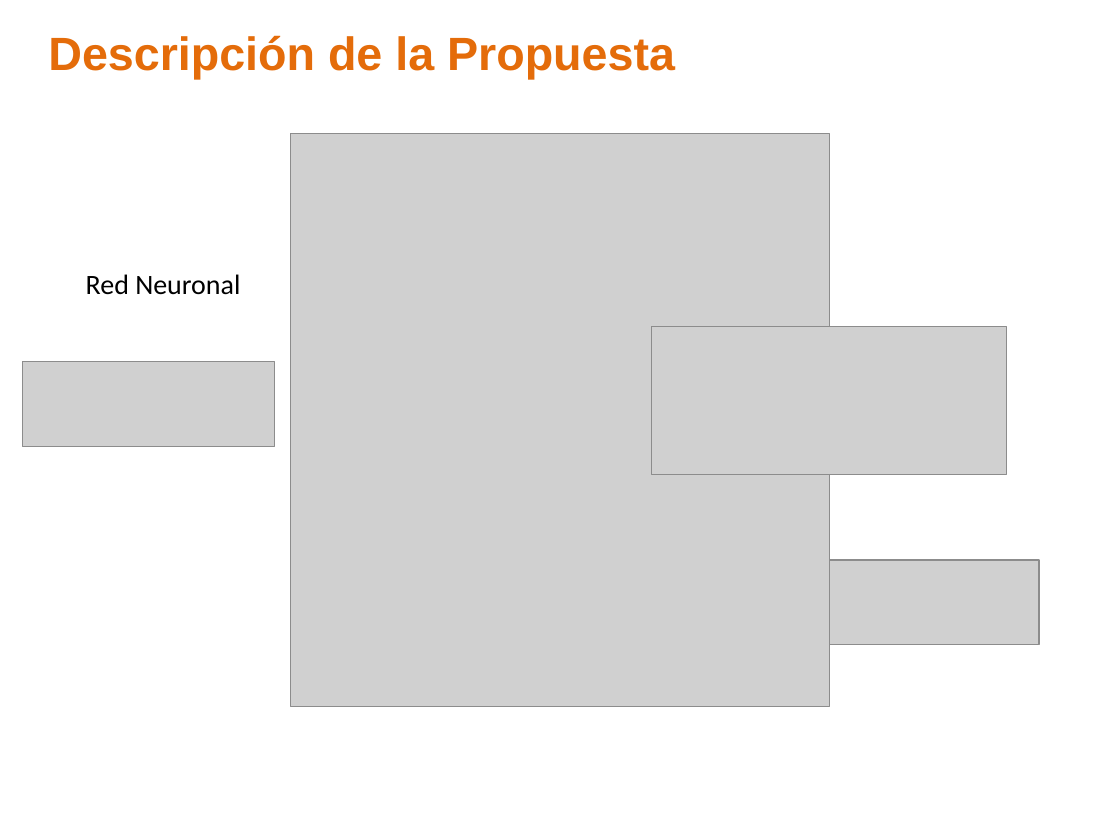
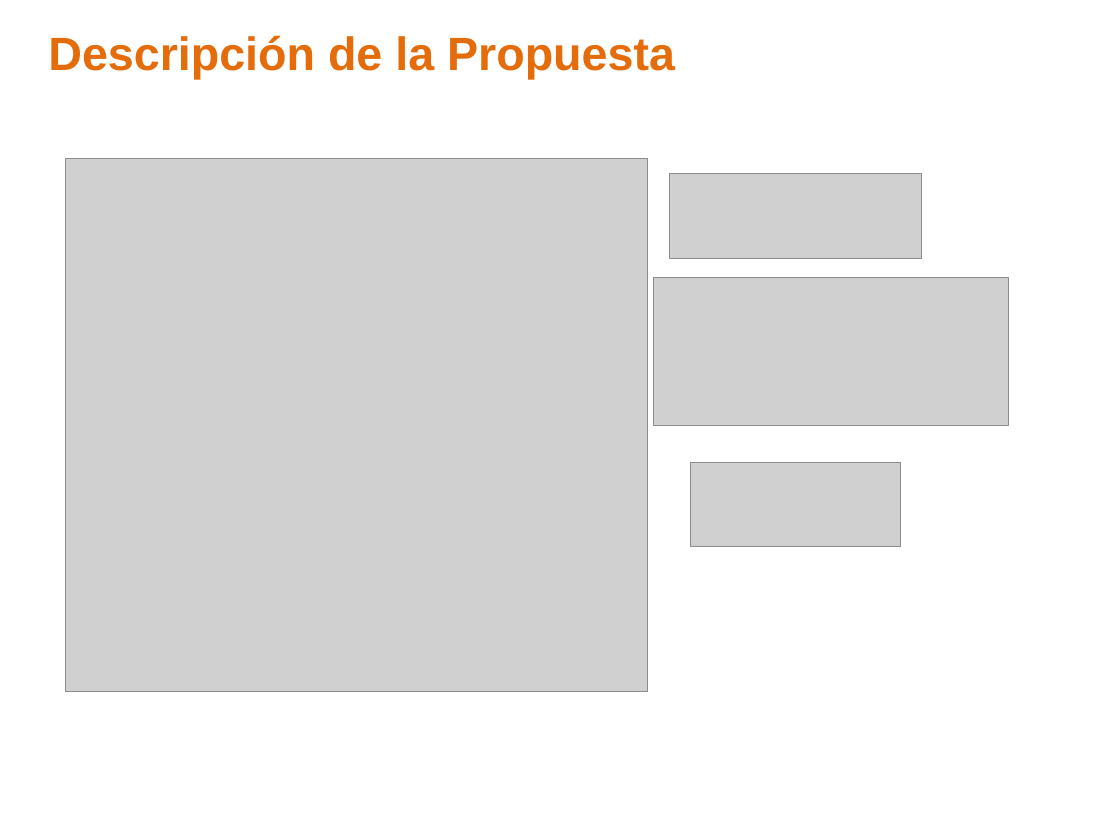
Before and after one commit to ealn/Tesis, a slide deck: slide 12 of Presentacion.pptx (slide 7 before the commit). Drawn at 1120x840 pixels with LibreOffice and Linux fonts; fonts in the diff are those of the drawing; grey boxes stand for pictures; background and template pictures are left out. Boxes give left, top, right and bottom in pixels: in the first picture for what was removed or moved away, otherwise in the second. Text is boxed around its words. In the diff, an @@ line names an element or a change of style, - is before the commit and + after.

```diff
--- a/Presentacion.pptx
+++ b/Presentacion.pptx
@@ picture removed at (291,133,830,706) @@
@@ picture added at (65,159,647,692) @@
@@ picture: place and size @@
-picture at (22,362,274,447)
+picture at (670,174,922,259)
@@ text removed at (86,274,240,295) @@
-Red Neuronal
@@ picture: place and size @@
-picture at (652,327,1007,475)
+picture at (653,278,1008,426)
@@ picture: place and size @@
-picture at (829,560,1038,644)
+picture at (691,463,900,547)
```
Also in this commit, not shown: 8 other slides changed, 9 slides added, 4 slides removed, 6 other files.
